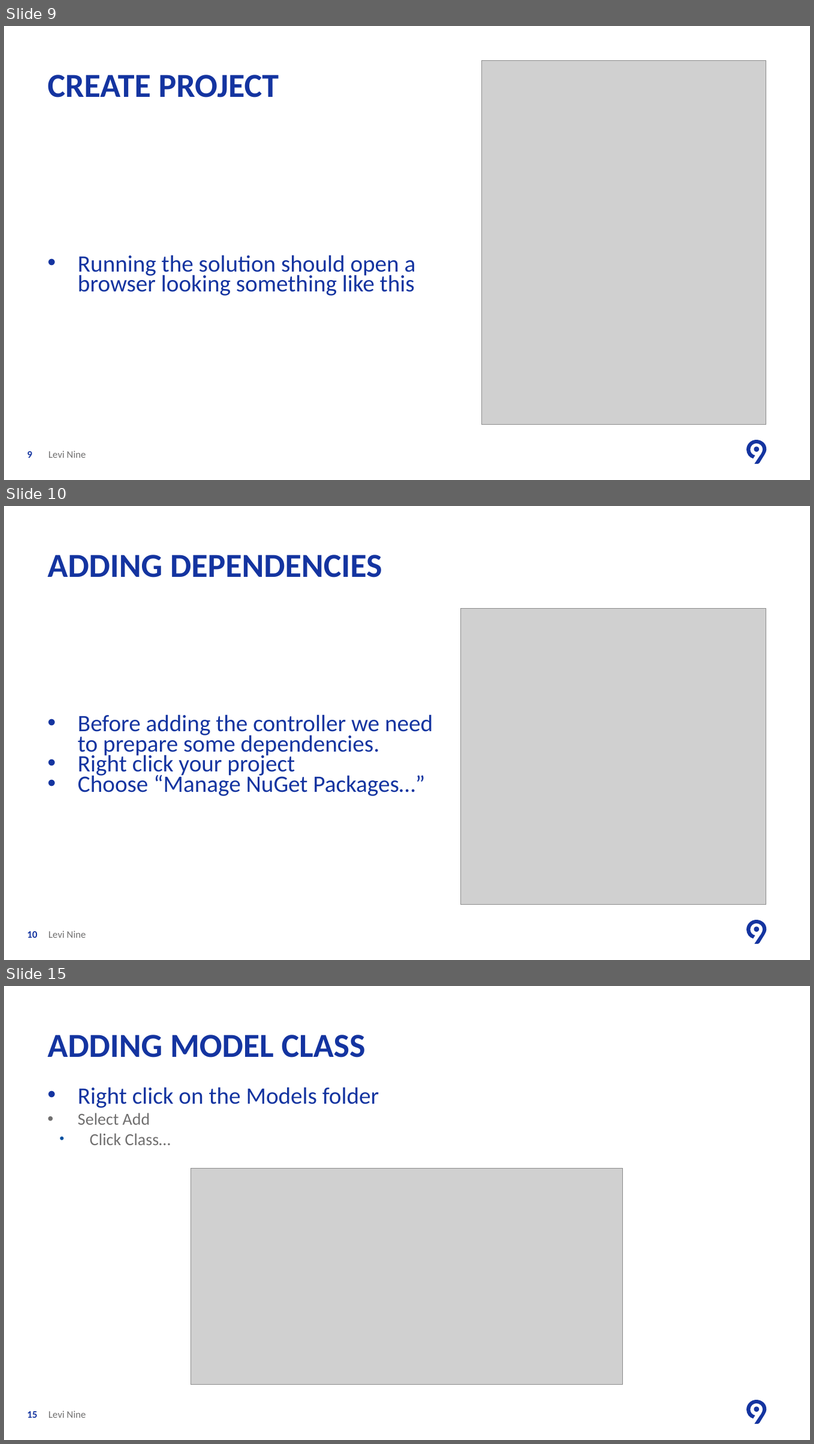
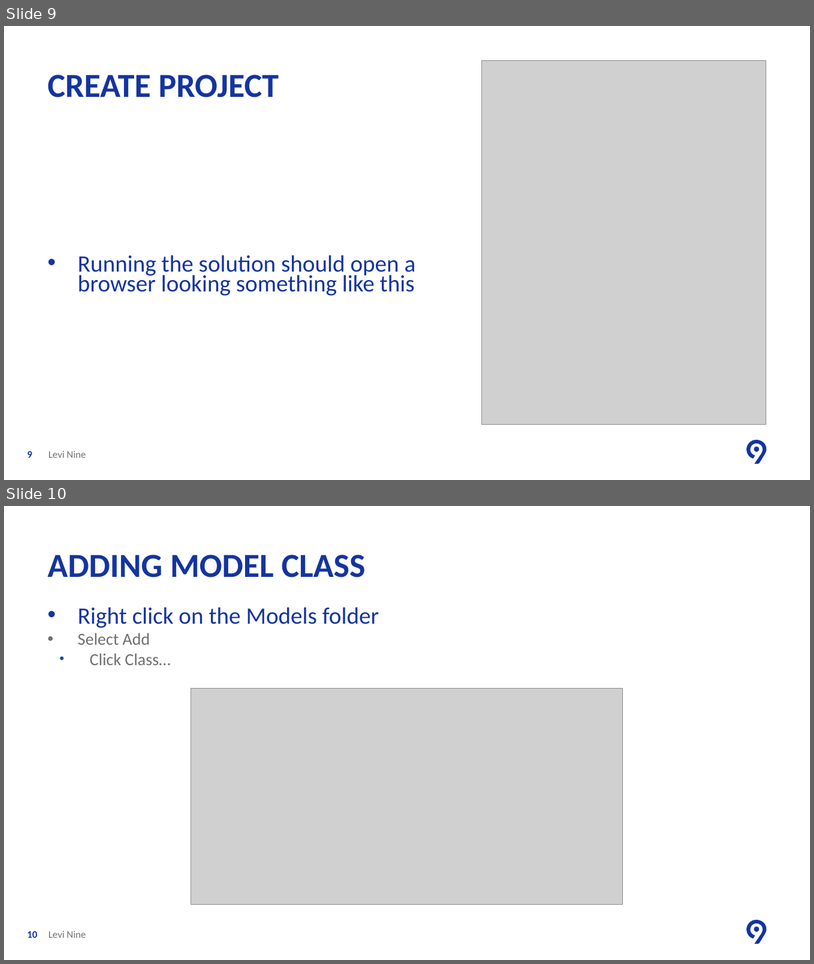
Before and after one commit to ancasturza/PracticaAC2018, a slide deck: PPT/L1/Lesson One Create Web Application.pptx. Shown one above the other, each under a label of ours: slides 9, 10 and 15 before the commit, slides 9 and 10 after it; the slides between them are not shown. The pictures are 814x1444 and 814x964 pixels, drawn with LibreOffice and Linux fonts; fonts in the diff are those of the drawing; grey boxes stand for pictures; background and template pictures are left out. Boxes give left, top, right and bottom in pixels: in the first picture for what was removed or moved away, otherwise in the second. Text is boxed around its words. In the diff, an @@ line names an element or a change of style, - is before the commit and + after.

Commit message:
Added the controller

```diff
--- a/PPT/L1/Lesson One Create Web Application.pptx
+++ b/PPT/L1/Lesson One Create Web Application.pptx
@@ slide 10 removed at [4,506,810,960], background #FFFFFF; not listed: 2 template elements that a slide beside it also shows @@
@@ title removed at [48,555,382,577] @@
-ADDING DEPENDENCIES
@@ picture removed at [461,608,767,904] @@
@@ text removed at [78,714,433,796] @@
-• Before adding the controller we need to prepare some dependencies.
-• Right click your project
-• Choose “Manage NuGet Packages…”
@@ page number removed at [27,931,38,937] @@
-10
@@ text removed at [48,930,86,937] @@
-Levi Nine
@@ what was slide 15 is now slide 10 @@
@@ page number at [27,931,38,937]: text changed @@
-15
+10
```
Also in this commit, not shown: 3 slides added, 4 other slides removed, 9 other files.
